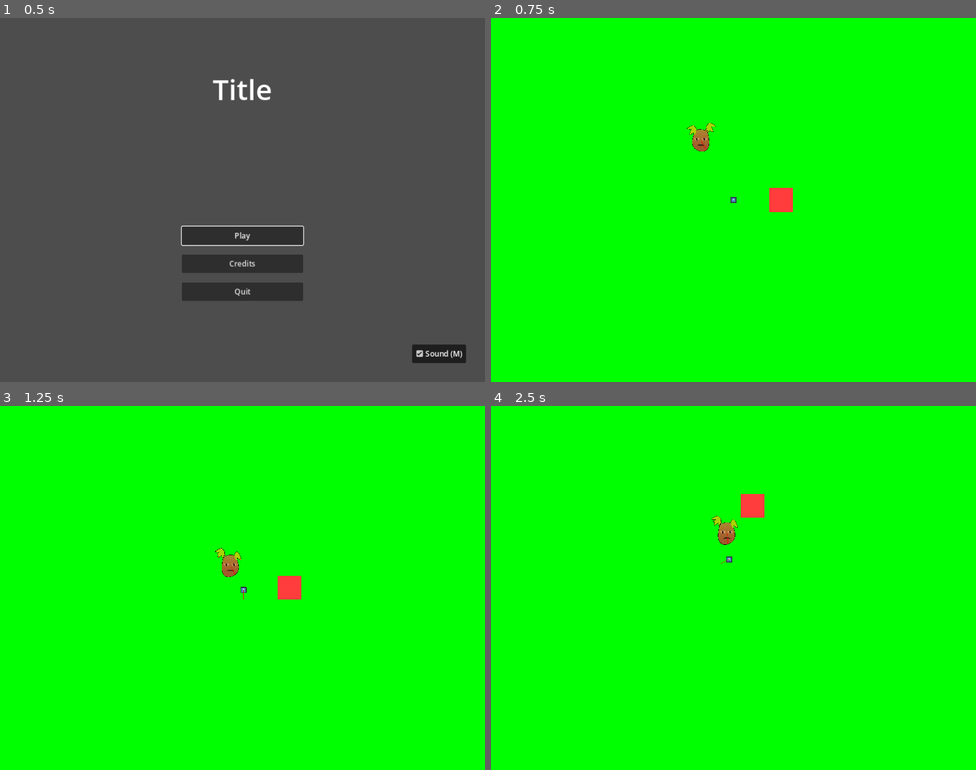
Above: before the commit, frames 1-4 (two rows, left to right).
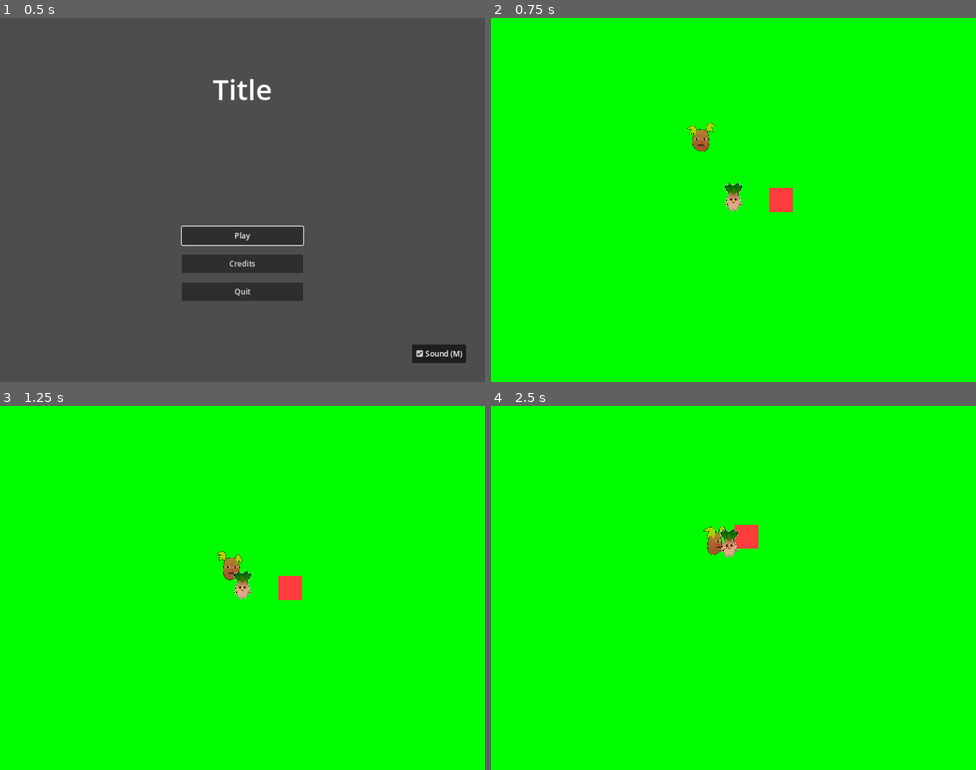
Above: after the commit, the same moments.

Repository: Zereijin/GGJ2023
Game: Godot game, scene res://main_menu/main_menu.tscn
The game is run twice, just before and just after one commit, with the same random seed, the same clock (stepped at 60 frames per second) and the same inputs. The engine's default icon, where the game draws it, is replaced by a stand-in: a white triangle on a blue panel in a dark square.
Inputs (mouse positions are in pixels of both pictures, inside the frame that each line leads up to):
- Up to frame 1 (0.5 s): no input
- Up to frame 2 (0.75 s): click "Play" at 0.5 s
- Up to frame 3 (1.25 s): no input
- Up to frame 4 (2.5 s): move the mouse to (840, 569) at 1.27 s; hold D (right) 1.28-2.03 s; move the mouse to (636, 606) at 2.02 s; hold S (down) from 2.03 s (still down)

Frame 1 is identical in both runs. In frame 2, 0.2% of the frame differs, in the area x 48-52%, y 45-54%; in frame 3, 0.4%; in frame 4, 1.1%, in the area x 43-57%, y 24-44%.

Commit message:
Animate player walking

Diff:
--- a/game/player/player.gd
+++ b/game/player/player.gd
@@ -1,5 +1,5 @@
 class_name Player
-extends RigidBody2D
+extends Plant
 
 ## The force, in Newtons, applied by a keypress or full joystick deflection
 @export_range(0, 100000)
--- a/game/player/player.tscn
+++ b/game/player/player.tscn
@@ -1,16 +1,26 @@
-[gd_scene load_steps=7 format=3 uid="uid://fsgx46hh0sib"]
+[gd_scene load_steps=15 format=3 uid="uid://fsgx46hh0sib"]
 
 [ext_resource type="PackedScene" uid="uid://cu40kuw6mlex7" path="res://game/plant.tscn" id="1_5nkbc"]
 [ext_resource type="Script" path="res://game/player/player.gd" id="2_8fw0q"]
 [ext_resource type="Script" path="res://game/camera.gd" id="3_64l3u"]
-[ext_resource type="Texture2D" uid="uid://b836w3h88y88o" path="res://icon.svg" id="3_fmx3n"]
+[ext_resource type="Texture2D" uid="uid://dlycheruv6rak" path="res://game/player/sprites/mandragora_south1.png" id="3_dsehg"]
+[ext_resource type="Texture2D" uid="uid://dfv5vbo8e48vc" path="res://game/player/sprites/mandragora_south2.png" id="4_hursm"]
 [ext_resource type="PackedScene" uid="uid://bepqps3b2gmbp" path="res://game/player/projectile.tscn" id="5_excqi"]
+[ext_resource type="Texture2D" uid="uid://4iss0aneuqqv" path="res://game/player/sprites/mandragora_west1.png" id="5_ho0xf"]
+[ext_resource type="Texture2D" uid="uid://cephcqkx8bynf" path="res://game/player/sprites/mandragora_west2.png" id="6_5fmav"]
+[ext_resource type="Texture2D" uid="uid://dbgd58qh3pkpu" path="res://game/player/sprites/mandragora_east1.png" id="7_iu2py"]
+[ext_resource type="Texture2D" uid="uid://qo23p7jboobt" path="res://game/player/sprites/mandragora_east2.png" id="8_0u8xp"]
+[ext_resource type="Texture2D" uid="uid://c4ox3ao58tx8h" path="res://game/player/sprites/mandragora_north1.png" id="9_kya83"]
+[ext_resource type="Texture2D" uid="uid://bevit5i00frxx" path="res://game/player/sprites/mandragora_north2.png" id="10_ypl3p"]
 
 [sub_resource type="SpriteFrames" id="SpriteFrames_felws"]
 animations = [{
 "frames": [{
 "duration": 1.0,
-"texture": ExtResource("3_fmx3n")
+"texture": ExtResource("3_dsehg")
+}, {
+"duration": 1.0,
+"texture": ExtResource("4_hursm")
 }],
 "loop": true,
 "name": &"down",
@@ -18,7 +28,10 @@
 }, {
 "frames": [{
 "duration": 1.0,
-"texture": ExtResource("3_fmx3n")
+"texture": ExtResource("5_ho0xf")
+}, {
+"duration": 1.0,
+"texture": ExtResource("6_5fmav")
 }],
 "loop": true,
 "name": &"left",
@@ -26,7 +39,10 @@
 }, {
 "frames": [{
 "duration": 1.0,
-"texture": ExtResource("3_fmx3n")
+"texture": ExtResource("7_iu2py")
+}, {
+"duration": 1.0,
+"texture": ExtResource("8_0u8xp")
 }],
 "loop": true,
 "name": &"right",
@@ -34,12 +50,19 @@
 }, {
 "frames": [{
 "duration": 1.0,
-"texture": ExtResource("3_fmx3n")
+"texture": ExtResource("9_kya83")
+}, {
+"duration": 1.0,
+"texture": ExtResource("10_ypl3p")
 }],
 "loop": true,
 "name": &"up",
 "speed": 5.0
 }]
+
+[sub_resource type="CapsuleShape2D" id="CapsuleShape2D_2658m"]
+radius = 12.0
+height = 45.0
 
 [node name="Player" instance=ExtResource("1_5nkbc")]
 collision_layer = 1
@@ -64,10 +87,14 @@
 
 [node name="Sprite" parent="." index="0"]
 sprite_frames = SubResource("SpriteFrames_felws")
-animation = &"left"
+animation = &"down"
+offset = Vector2(0, -60)
 
 [node name="Gun" parent="." index="1"]
 projectile = ExtResource("5_excqi")
+
+[node name="CollisionShape" parent="." index="2"]
+shape = SubResource("CapsuleShape2D_2658m")
 
 [node name="Camera" type="Camera2D" parent="." index="3"]
 position_smoothing_enabled = true
